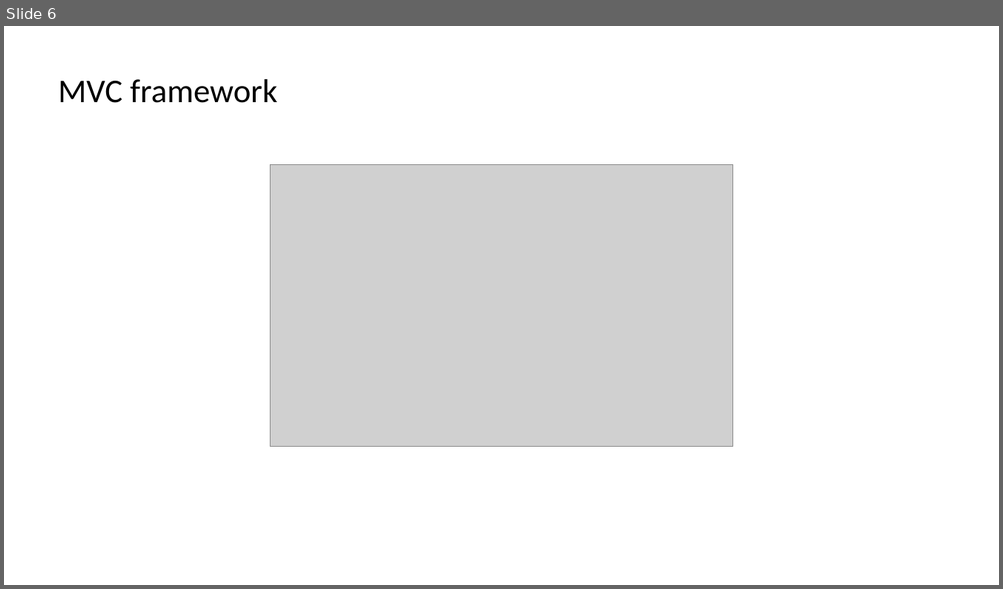
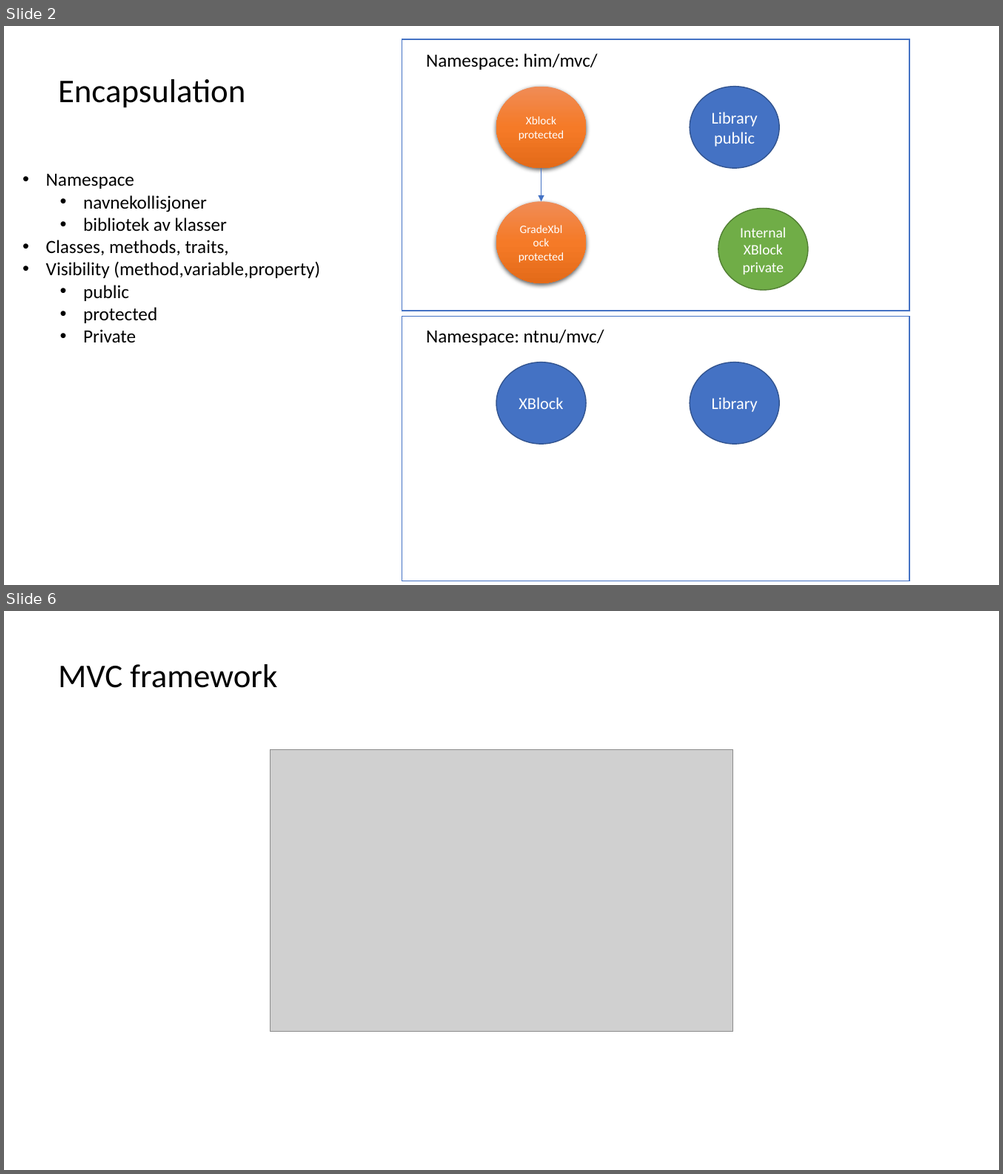
Before and after one commit to himoldeonline/mvc, a slide deck: docs/concepts.pptx. Shown one above the other, each under a label of ours: slide 6 before the commit, slides 2 and 6 after it; the slides between them are not shown. The pictures are 1003x589 and 1003x1174 pixels, drawn with LibreOffice and Linux fonts; fonts in the diff are those of the drawing; grey boxes stand for pictures. Boxes give left, top, right and bottom in pixels: in the first picture for what was removed or moved away, otherwise in the second. Text is boxed around its words. In the diff, an @@ line names an element or a change of style, - is before the commit and + after.

```diff
--- a/docs/concepts.pptx
+++ b/docs/concepts.pptx
@@ slide 2 added at (x1=4, y1=26, x2=999, y2=585), background #FFFFFF @@
@@ rectangle added at (x1=401, y1=39, x2=909, y2=311), fill #FFFFFF, outline #4472C4 1 pt @@
@@ text added at (x1=426, y1=53, x2=597, y2=70), 18 pt, text #000000 @@
+Namespace: him/mvc/
@@ text added at (x1=58, y1=79, x2=245, y2=108), 32 pt, text #000000 @@
+Encapsulation
@@ ellipse added at (x1=496, y1=87, x2=586, y2=169), fill gradient #F18C57 to #F67B28 to #E56C19, 11 pt, text #FFFFFF @@
+Xblock
+protected
@@ ellipse added at (x1=690, y1=87, x2=780, y2=169), fill #4472C4, outline #325491 1 pt, 16 pt, text #FFFFFF @@
+Library
+public
@@ text added at (x1=46, y1=173, x2=320, y2=343), 18 pt, text #000000 @@
+• Namespace
+  • navnekollisjoner
+  • bibliotek av klasser
+• Classes, methods, traits,
+• Visibility (method,variable,property)
+  • public
+  • protected
+  • Private
@@ arrow added from (541, 169) to (541, 201), #4472C4 0.5 pt @@
@@ ellipse added at (x1=496, y1=201, x2=586, y2=284), fill gradient #F18C57 to #F67B28 to #E56C19, 11 pt, text #FFFFFF @@
+GradeXblock
+protected
@@ ellipse added at (x1=718, y1=208, x2=808, y2=290), fill #70AD47, outline #538035 1 pt, 14 pt, text #FFFFFF @@
+InternalXBlock
+private
@@ rectangle added at (x1=401, y1=317, x2=909, y2=582), fill #FFFFFF, outline #4472C4 1 pt @@
@@ text added at (x1=426, y1=329, x2=604, y2=346), 18 pt, text #000000 @@
+Namespace: ntnu/mvc/
@@ ellipse added at (x1=496, y1=363, x2=586, y2=445), fill #4472C4, outline #325491 1 pt, 16 pt, text #FFFFFF @@
+XBlock
@@ ellipse added at (x1=690, y1=363, x2=780, y2=445), fill #4472C4, outline #325491 1 pt, 16 pt, text #FFFFFF @@
+Library
```
Also in this commit, not shown: 3 other slides added, 4 slides removed, 2 other files.
